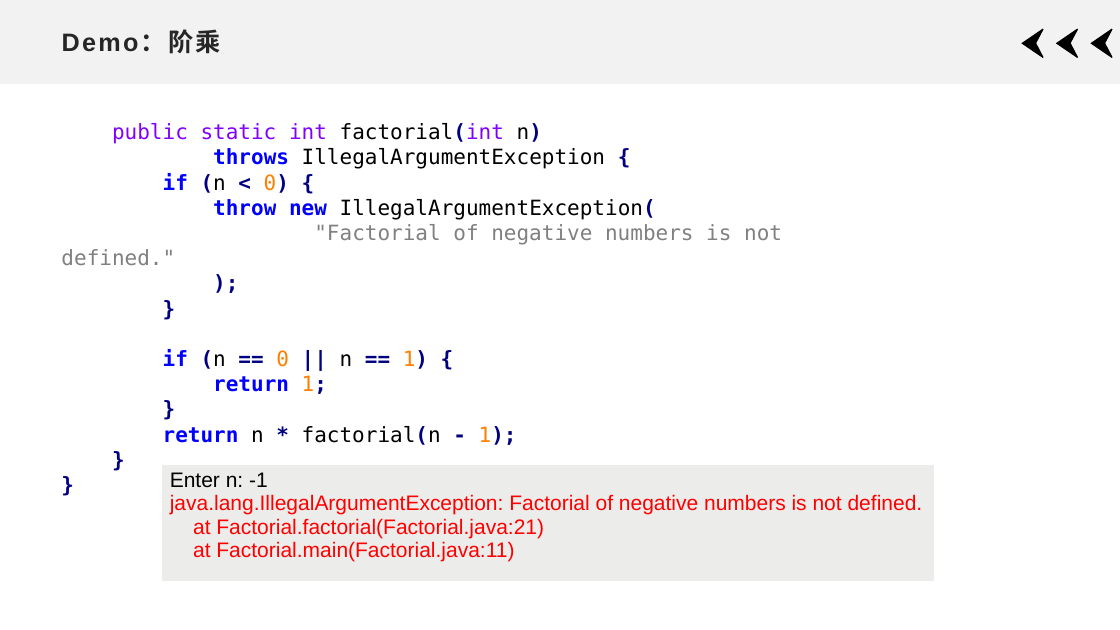
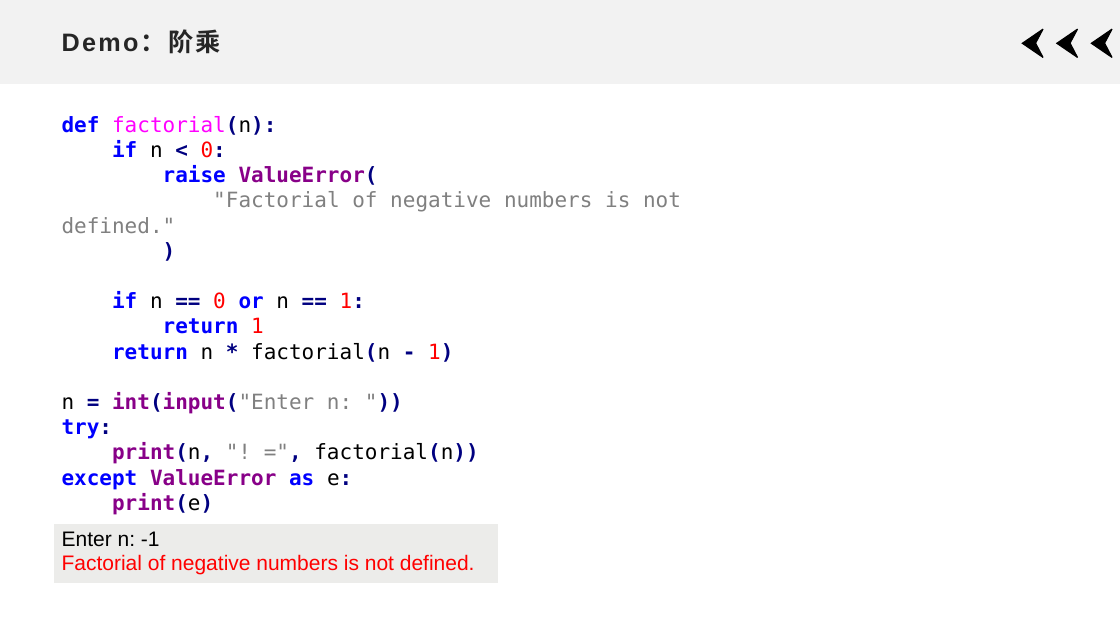
Before and after one commit to xdai02/Python, a slide deck: slide 7 of slides/Chapter9.pptx (slide 9 before the commit). Drawn at 1120x630 pixels with LibreOffice and Linux fonts; fonts in the diff are those of the drawing. Boxes give left, top, right and bottom in pixels: in the first picture for what was removed or moved away, otherwise in the second. Text is boxed around its words. In the diff, an @@ line names an element or a change of style, - is before the commit and + after.

```diff
--- a/slides/Chapter9.pptx
+++ b/slides/Chapter9.pptx
@@ text at box(62, 116, 378, 185): text changed; text colour #000000 to #0000FF; bold on @@
-public static int factorial(int n)
-throws IllegalArgumentException {
-if (n < 0) {
-throw new IllegalArgumentException(
+def factorial(n):
+if n < 0:
+raise ValueError(
@@ text at box(62, 291, 478, 490): text changed; text colour #000080 to #880088 @@
-);
-}
-if (n == 0 || n == 1) {
-return 1;
-}
-return n * factorial(n - 1);
-}
-}
+)
+if n == 0 or n == 1:
+return 1
+return n * factorial(n - 1)
+n = int(input("Enter n: "))
+try:
+print(n, "! =", factorial(n))
+except ValueError as e:
+print(e)
@@ table at box(53, 523, 498, 584) @@
-row 1, column 1: Enter n: -1 / java.lang.IllegalArgumentException: Factorial of negative numbers is not defined. / at Factorial.factorial(Factorial.java:21) / at Factorial.main(Factorial.java:11)
+row 1, column 1: Enter n: -1 / Factorial of negative numbers is not defined.
@@ table: place and size @@
-table at box(161, 464, 935, 582)
+table at box(53, 523, 498, 584)
```
Also in this commit, not shown: 8 other slides changed, 2 slides removed, 14 other files.
